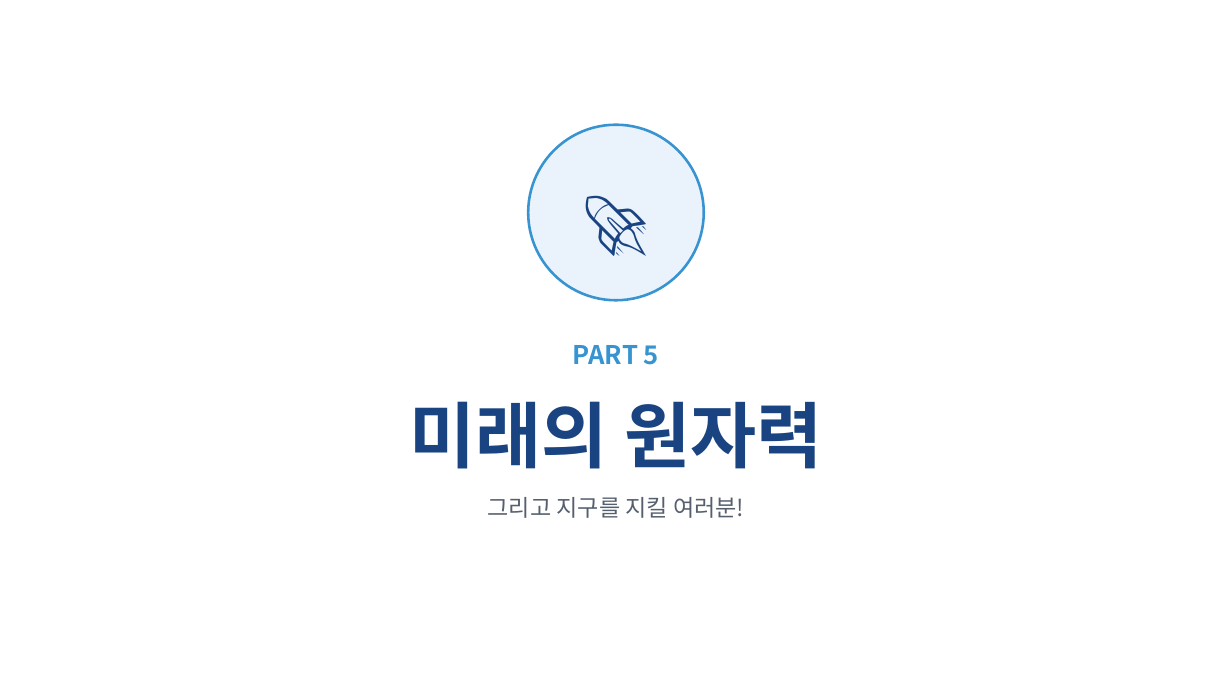
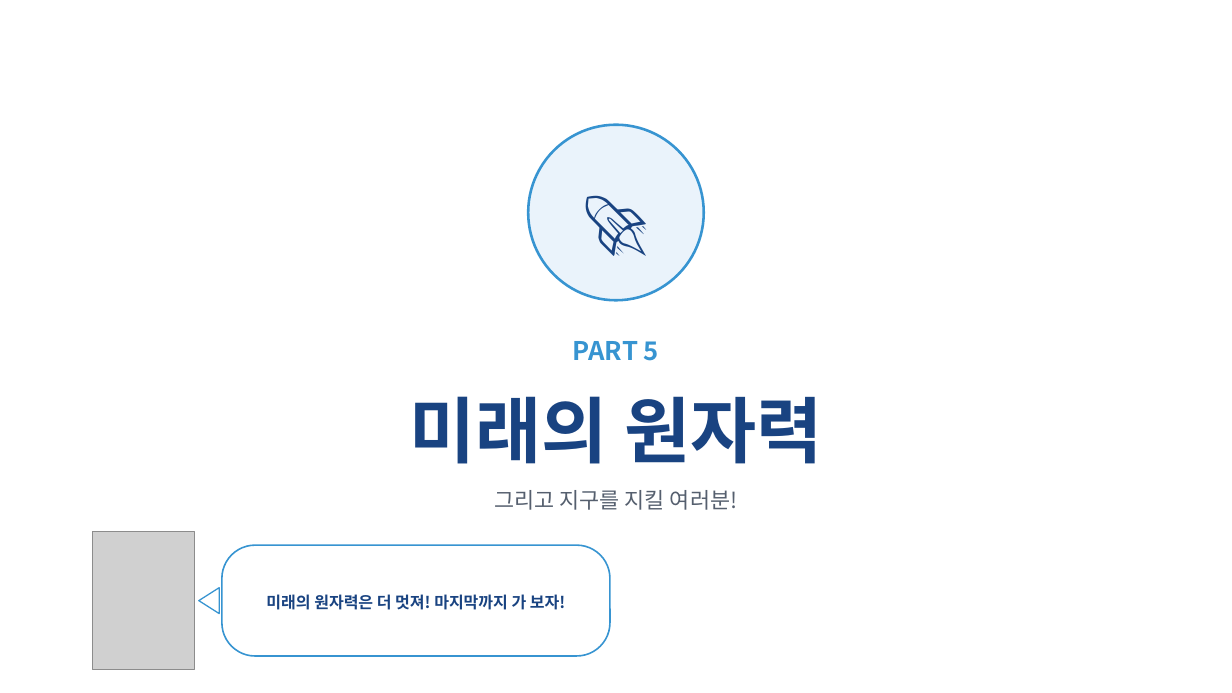
Before and after one commit to parksang-jun/ecture-materials, a slide deck: slide 31 of 강의자료/원자력과 탄소중립_표준양식.pptx (slide 30 before the commit). Drawn at 1232x693 pixels with LibreOffice and Linux fonts; fonts in the diff are those of the drawing; grey boxes stand for pictures. Boxes give left, top, right and bottom in pixels: in the first picture for what was removed or moved away, otherwise in the second. Text is boxed around its words. In the diff, an @@ line names an element or a change of style, - is before the commit and + after.

```diff
--- a/강의자료/원자력과 탄소중립_표준양식.pptx
+++ b/강의자료/원자력과 탄소중립_표준양식.pptx
@@ text at (409, 396, 822, 510): size 18 to 17 pt in "그리고 지구를 지킬 여러분!"; less space between paragraphs @@
@@ picture added at (92, 531, 194, 670) @@
@@ rounded rectangle added at (222, 545, 610, 656), fill #FFFFFF, outline #3794D1 1.25 pt, 12.5 pt, text #194381, bold @@
+미래의 원자력은 더 멋져! 마지막까지 가 보자!
@@ triangle added at (199, 588, 219, 614), fill #FFFFFF, outline #3794D1 1 pt @@
```
Also in this commit, not shown: 34 other slides changed, 1 slide added, 2 other files.
